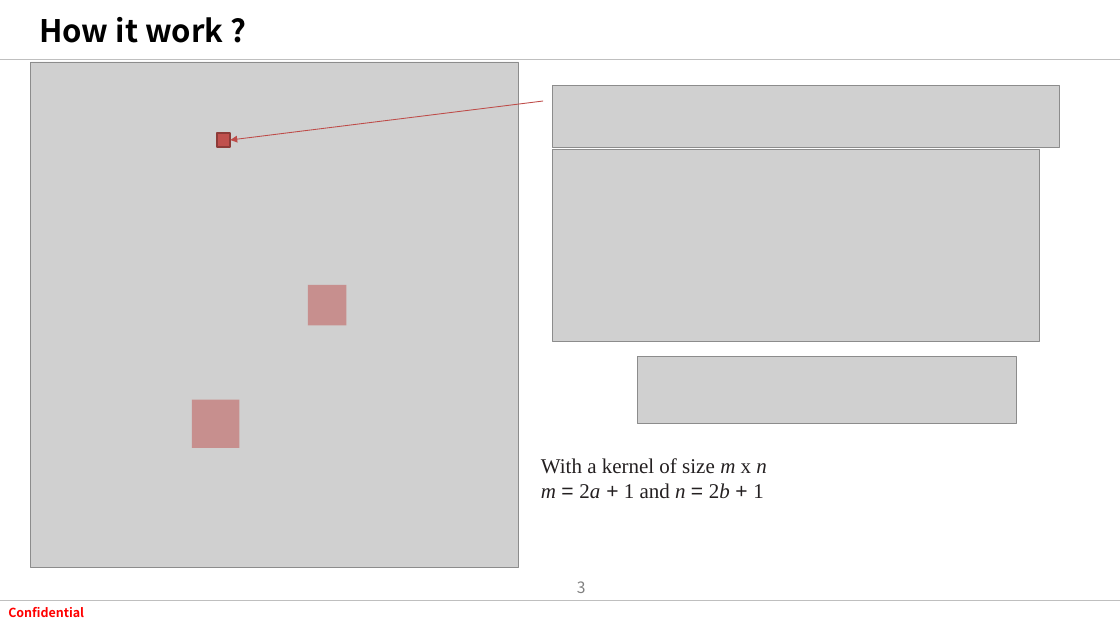
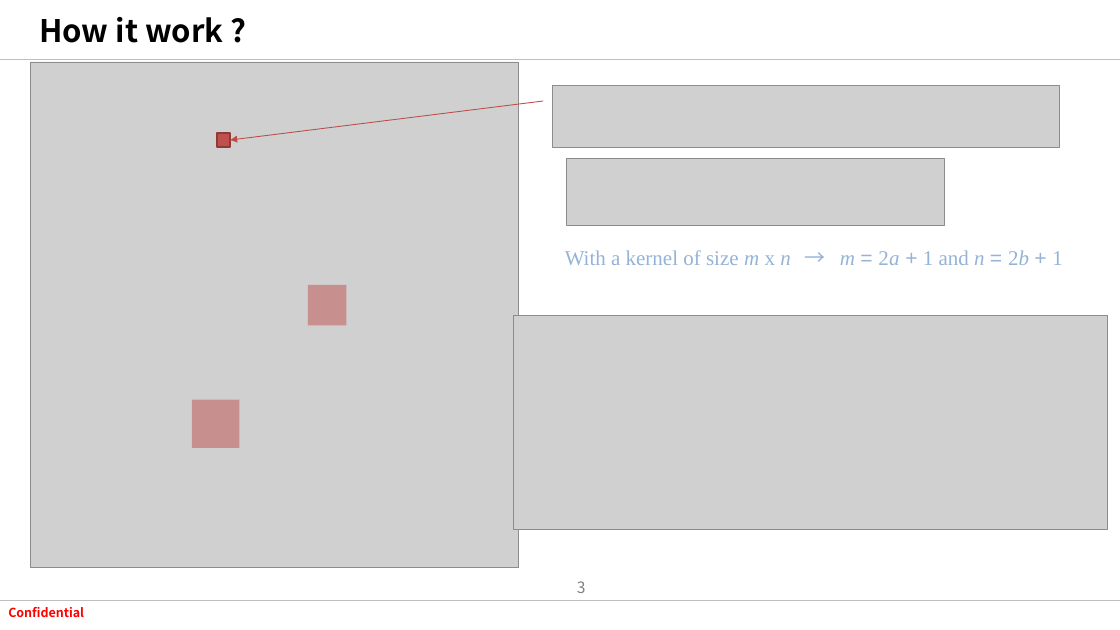
Before and after one commit to tuananh020400/FresherXavisTech, a slide deck: slide 3 of Document/SlideWeek2/Spatial Filltering .pptx. Drawn at 1120x630 pixels with LibreOffice and Linux fonts; fonts in the diff are those of the drawing; grey boxes stand for pictures; background and template pictures are left out. Boxes give left, top, right and bottom in pixels: in the first picture for what was removed or moved away, otherwise in the second. Text is boxed around its words. In the diff, an @@ line names an element or a change of style, - is before the commit and + after.

```diff
--- a/Document/SlideWeek2/Spatial Filltering .pptx
+++ b/Document/SlideWeek2/Spatial Filltering .pptx
@@ picture removed at (553,150,1039,342) @@
@@ picture: place and size @@
-picture at (638,356,1017,423)
+picture at (566,159,945,226)
@@ text at (565,250,1062,265): text changed; text colour #242021 to #95B3D7 @@
-With a kernel of size m x n
-m = 2a + 1 and n = 2b + 1
+With a kernel of size m x n → m = 2a + 1 and n = 2b + 1
@@ picture added at (513,315,1108,529) @@
```
Also in this commit, not shown: 3 other slides changed, 3 slides added, 3 slides removed, 3 other files.
